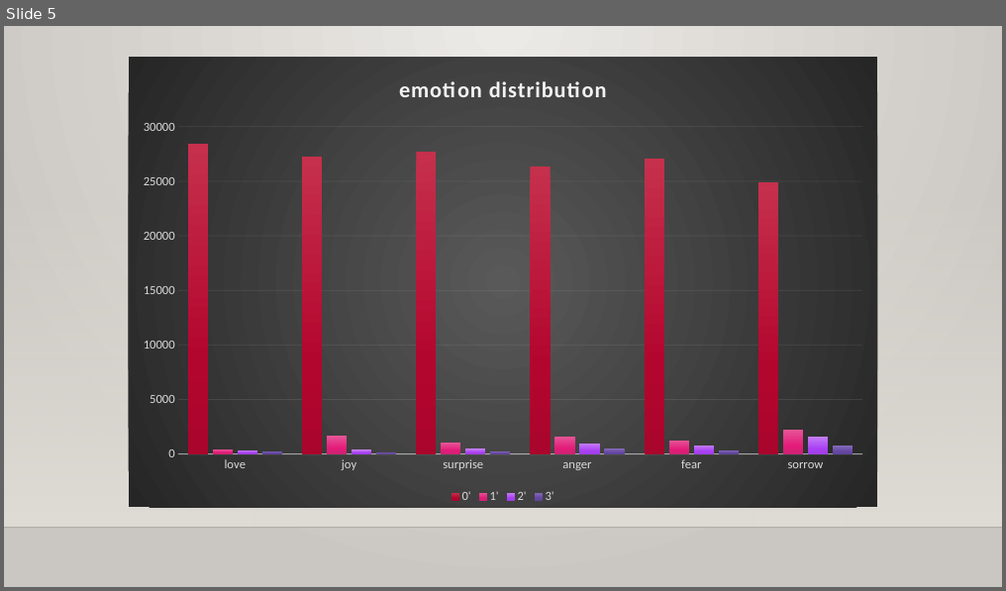
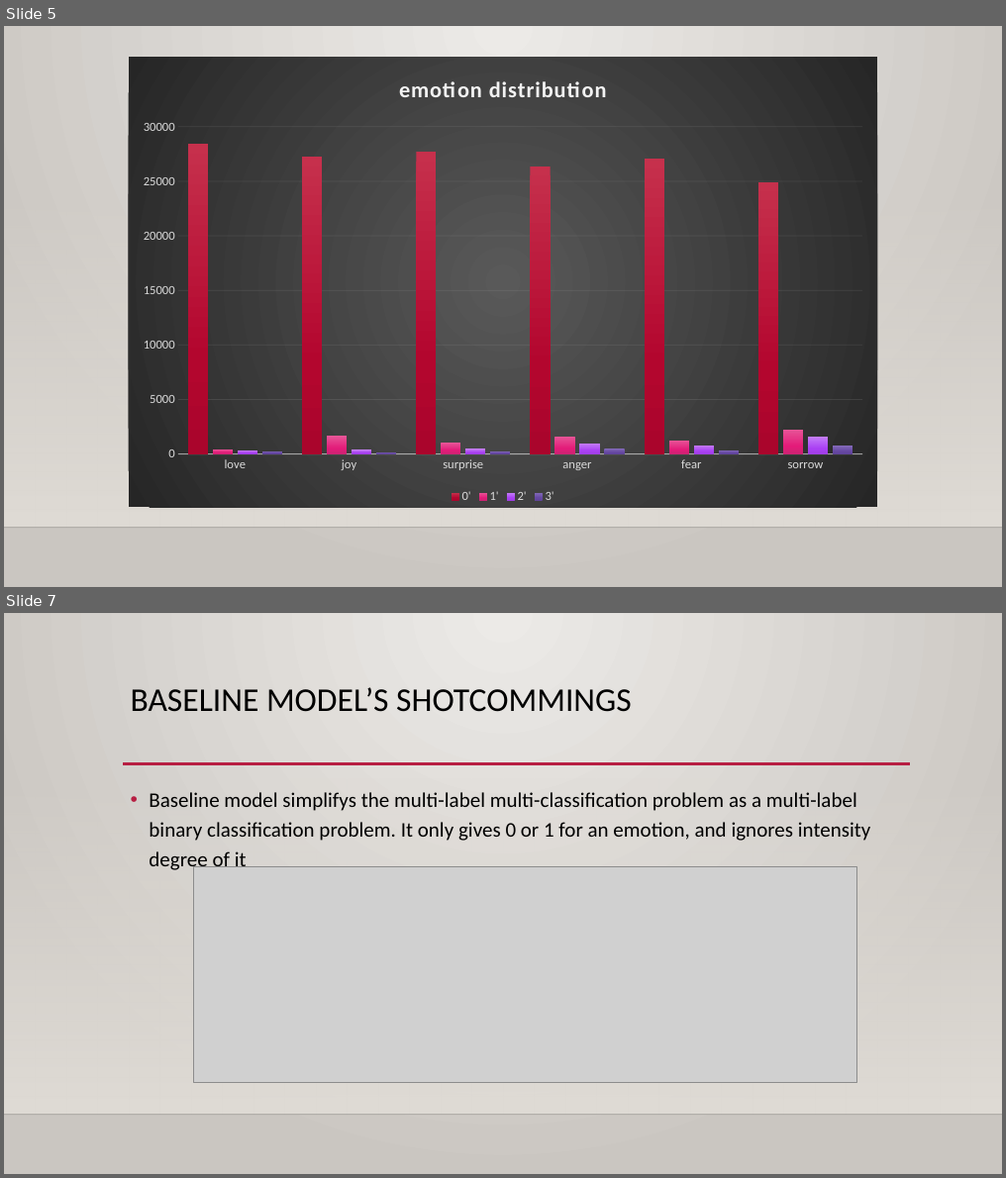
Before and after one commit to ErinYY/IIT-CS584-course-project-script_emotion, a slide deck: CS584_Team39_Presentation1.pptx. Shown one above the other, each under a label of ours: slide 5 before the commit, slides 5 and 7 after it; the slides between them are not shown. The pictures are 1006x591 and 1006x1178 pixels, drawn with LibreOffice and Linux fonts; fonts in the diff are those of the drawing; grey boxes stand for pictures; background and template pictures are left out. Boxes give left, top, right and bottom in pixels: in the first picture for what was removed or moved away, otherwise in the second. Text is boxed around its words. In the diff, an @@ line names an element or a change of style, - is before the commit and + after.

```diff
--- a/CS584_Team39_Presentation1.pptx
+++ b/CS584_Team39_Presentation1.pptx
@@ slide 7 added at [4, 613, 1002, 1174], background gradient #ECEAE7 to #CAC7C1; not listed: 2 template elements that a slide beside it also shows @@
@@ title added at [131, 687, 632, 712], 32 pt, text #000000 @@
+BASELINE MODEL’S SHOTCOMMINGS
@@ line added from (123, 764) to (910, 764), #B71E42 2.5 pt @@
@@ text added at [149, 792, 871, 873], 20 pt, text #000000 @@
+• Baseline model simplifys the multi-label multi-classification problem as a multi-label binary classification problem. It only gives 0 or 1 for an emotion, and ignores intensity degree of it
@@ picture added at [193, 866, 856, 1082] @@
```
Also in this commit, not shown: 1 slide changed, 4 other slides added.
